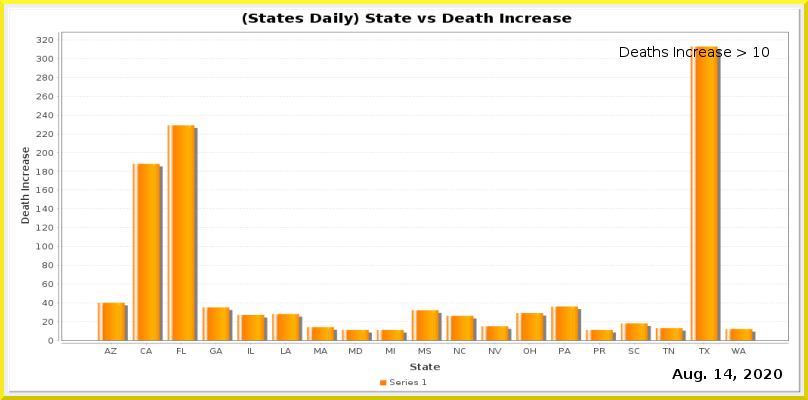
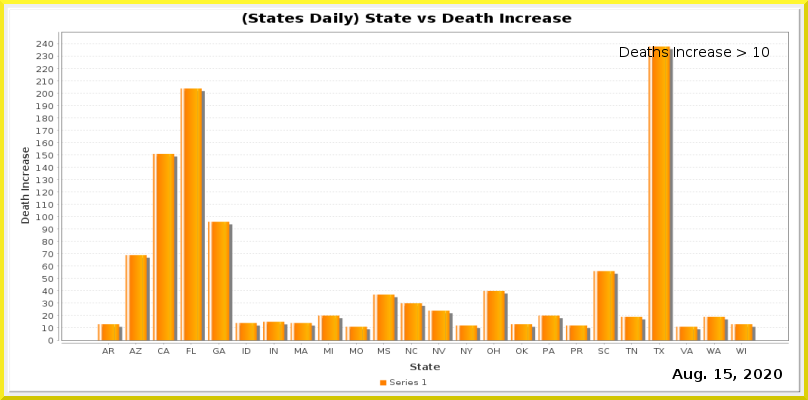
Revision of a layered (808, 400) image; what changed, layer by layer:
painted on "Current Date" over [724, 369, 732, 379]
painted on "Date_vs_TestIncrease.png" over [36, 37, 789, 354]
